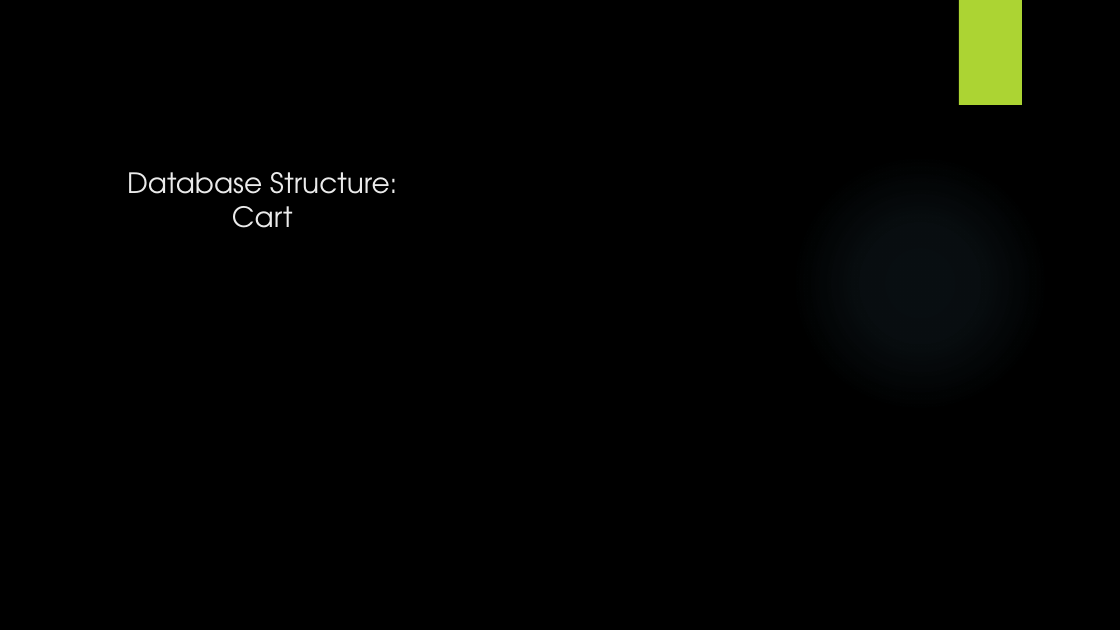
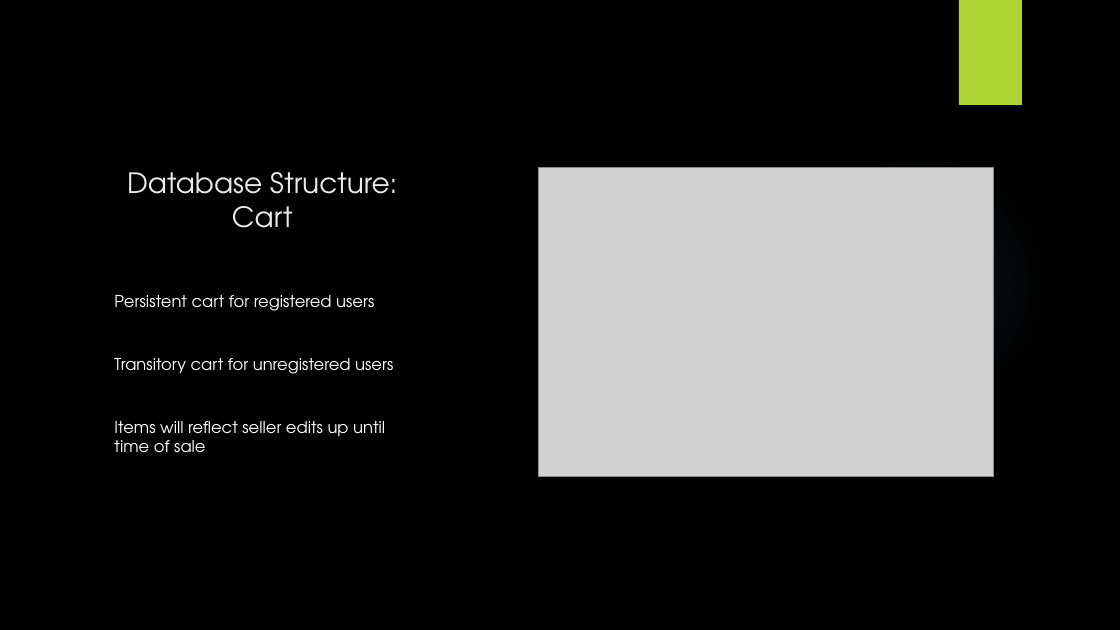
Before and after one commit to daviddongguo/BookstorePHP, a slide deck: slide 3 of Project Presentation.pptx. Drawn at 1120x630 pixels with LibreOffice and Linux fonts; fonts in the diff are those of the drawing; grey boxes stand for pictures; background and template pictures are left out. Boxes give left, top, right and bottom in pixels: in the first picture for what was removed or moved away, otherwise in the second. Text is boxed around its words. In the diff, an @@ line names an element or a change of style, - is before the commit and + after.

```diff
--- a/Project Presentation.pptx
+++ b/Project Presentation.pptx
@@ picture added at (539, 167, 994, 476) @@
@@ text added at (114, 295, 393, 452), 14 pt, text #FFFFFF @@
+Persistent cart for registered users
+Transitory cart for unregistered users
+Items will reflect seller edits up until time of sale
```
Also in this commit, not shown: 3 other slides changed, 2 slides removed, 2 other files.
